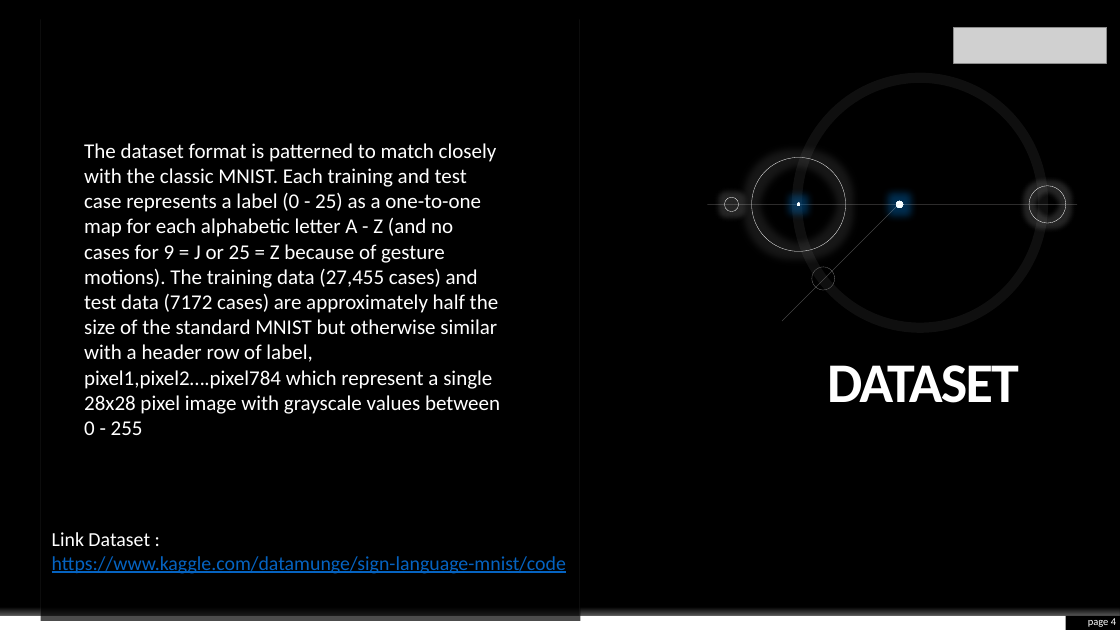
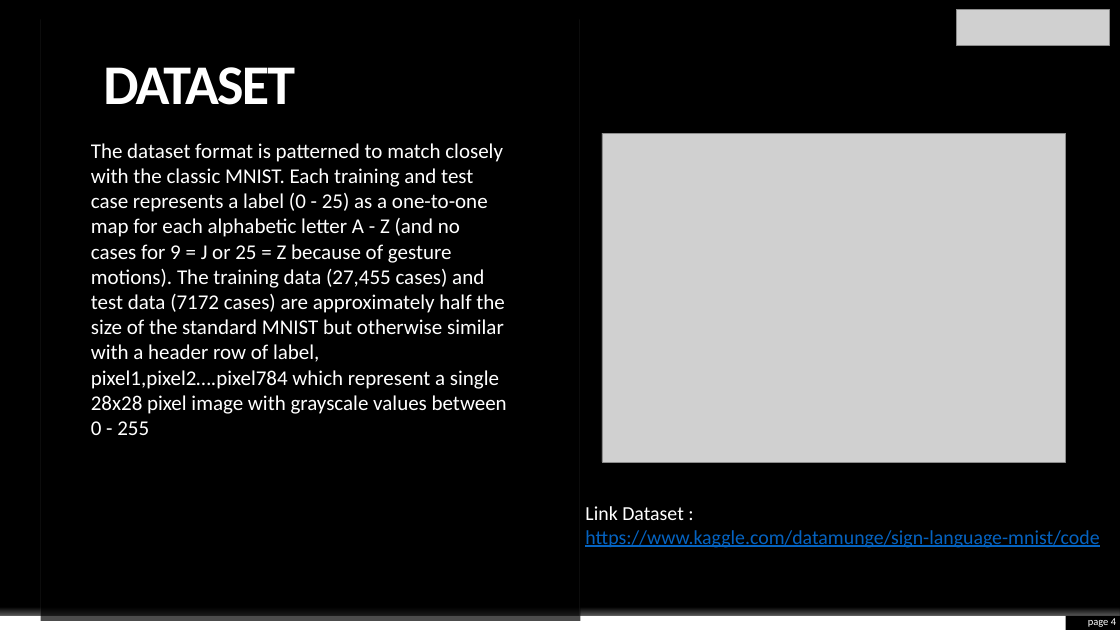
Before and after one commit to envyst/sign-language-application, a slide deck: slide 4 of laporan/Sign Language App Project Presentation.pptx. Drawn at 1120x630 pixels with LibreOffice and Linux fonts; fonts in the diff are those of the drawing; grey boxes stand for pictures; background and template pictures are left out. Boxes give left, top, right and bottom in pixels: in the first picture for what was removed or moved away, otherwise in the second. Text is boxed around its words. In the diff, an @@ line names an element or a change of style, - is before the commit and + after.

Commit message:
edit a abit

```diff
--- a/laporan/Sign Language App Project Presentation.pptx
+++ b/laporan/Sign Language App Project Presentation.pptx
@@ picture: place and size @@
-picture at <box>954,27,1107,63</box>
+picture at <box>956,9,1109,45</box>
@@ title "DATASET": place and size @@
-title "DATASET" at <box>827,365,1019,403</box>
+title "DATASET" at <box>103,67,295,105</box>
@@ text "The dataset format is patterned ...": place and size @@
-text "The dataset format is patterned ..." at <box>84,143,500,435</box>
+text "The dataset format is patterned ..." at <box>91,143,507,435</box>
@@ picture added at <box>602,134,1066,463</box> @@
@@ group removed at <box>707,78,1077,329</box>: 7 ellipses, 2 lines @@
@@ text "Link Dataset :": place and size @@
-text "Link Dataset :" at <box>52,532,566,574</box>
+text "Link Dataset :" at <box>585,506,1099,548</box>
```
